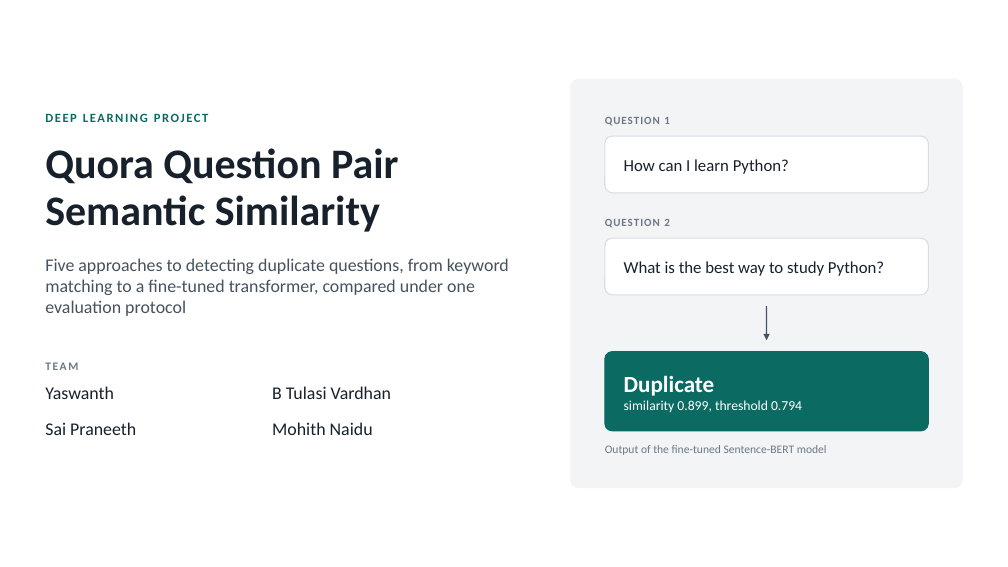
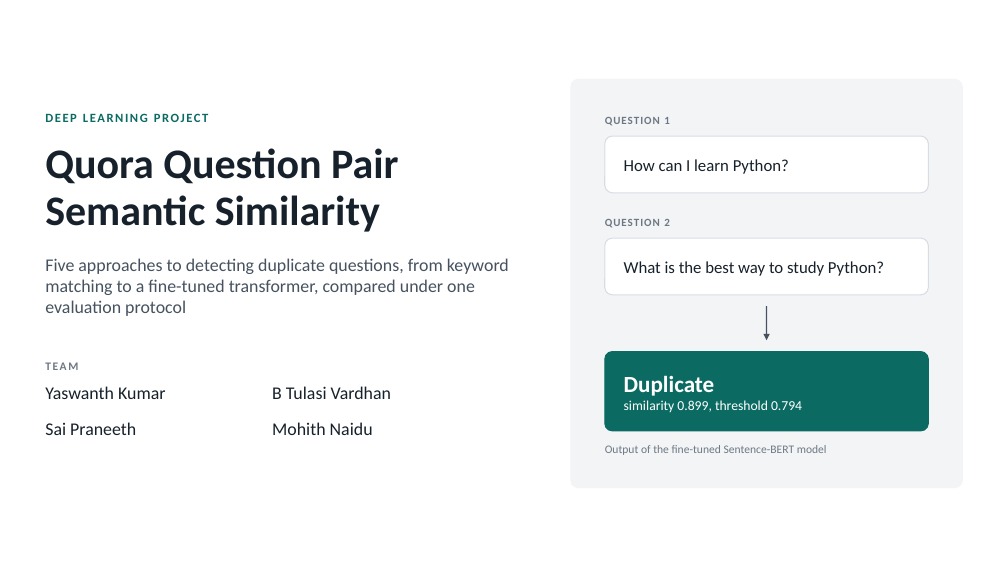
Before and after one commit to SaiPraneeth9955/quora-duplicate-question-detection, a slide deck: slide 1 of presentation/QQP_Duplicate_Question_Detection.pptx. Drawn at 1008x567 pixels with LibreOffice and Linux fonts; fonts in the diff are those of the drawing. Boxes give left, top, right and bottom in pixels: in the first picture for what was removed or moved away, otherwise in the second. Text is boxed around its words. In the diff, an @@ line names an element or a change of style, - is before the commit and + after.

Commit message:
Use full name Yaswanth Kumar on the title slide

```diff
--- a/presentation/QQP_Duplicate_Question_Detection.pptx
+++ b/presentation/QQP_Duplicate_Question_Detection.pptx
@@ text at (45,386,165,399): text changed @@
-Yaswanth
+Yaswanth Kumar
```
